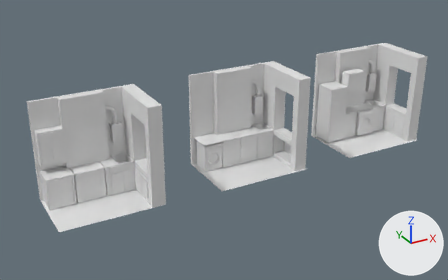
A saved change to the Blender file cocina03.blend.
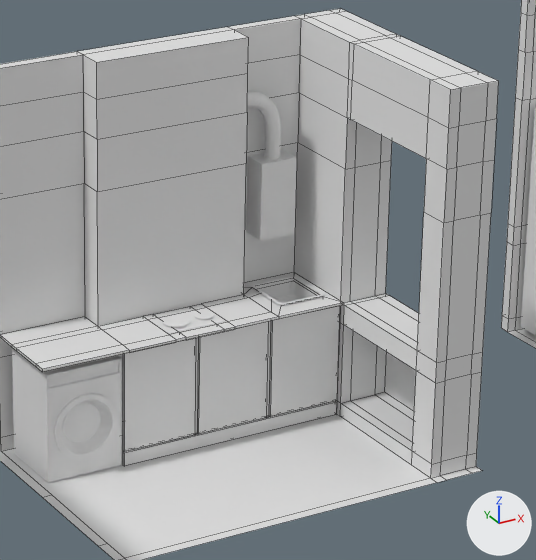
The first picture shows the older version from a camera (50 mm lens) standing at (9.1, -21.56, 8.52) and looking at (17.17, -6.89, 1.18). The close-ups show both versions on the part from 43% to 71% of the width and 21% to 68% of the height of that picture; other places that the commit changed are outside them. Every picture has the same lights, and +X, +Y and +Z are marked at lower right. The close-ups show mesh edges as thin lines.

Objects in the first close-up: 'Cylinder', 'Lavadora', 'Lavadora.002', 'encimera.001', 'encimera.007', 'encimera.010', 'encimera.013', 'encimera.014', 'encimera.015', 'top_right.002', 'top_right.003', 'top_right.005'.
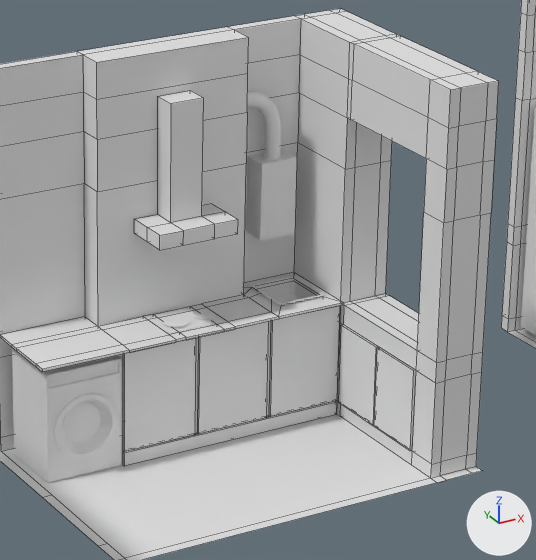
Where the newer file only moved an object's origin or applied its transform, the numbers keep the older frame.

The change in detail:
me_cube_013 is used by ob_cube_009; location (19.221, -6.923, 0.441); rotation (0.0, 0.0, 1.571), in degrees (0, 0, 90); scale (0.184, 0.00946, 0.13).
me_cube_013 had 16 vertices, 13 faces and spanned x -2.44..2.44, y -1.0..1.0, z -2.42..2.42.
me_cube_013 now has 16 vertices, 12 faces and spans x -2.57..2.57, y -1.38..0.62, z -2.5..2.4.
me_cube_013 part 1: the whole mesh is rebuilt.
Object 'Cube.009' (ob_cube_009) is now shown.
Object 'encimera.009' (ob_encimera_009) is now shown.

What differs and where, as boxes (x1, y1, x2, y2) in the close-ups (536 x 560 px):
'encimera.009', shown: after (134, 91, 238, 250)
'Cube.009', shown: after (339, 325, 416, 451)
